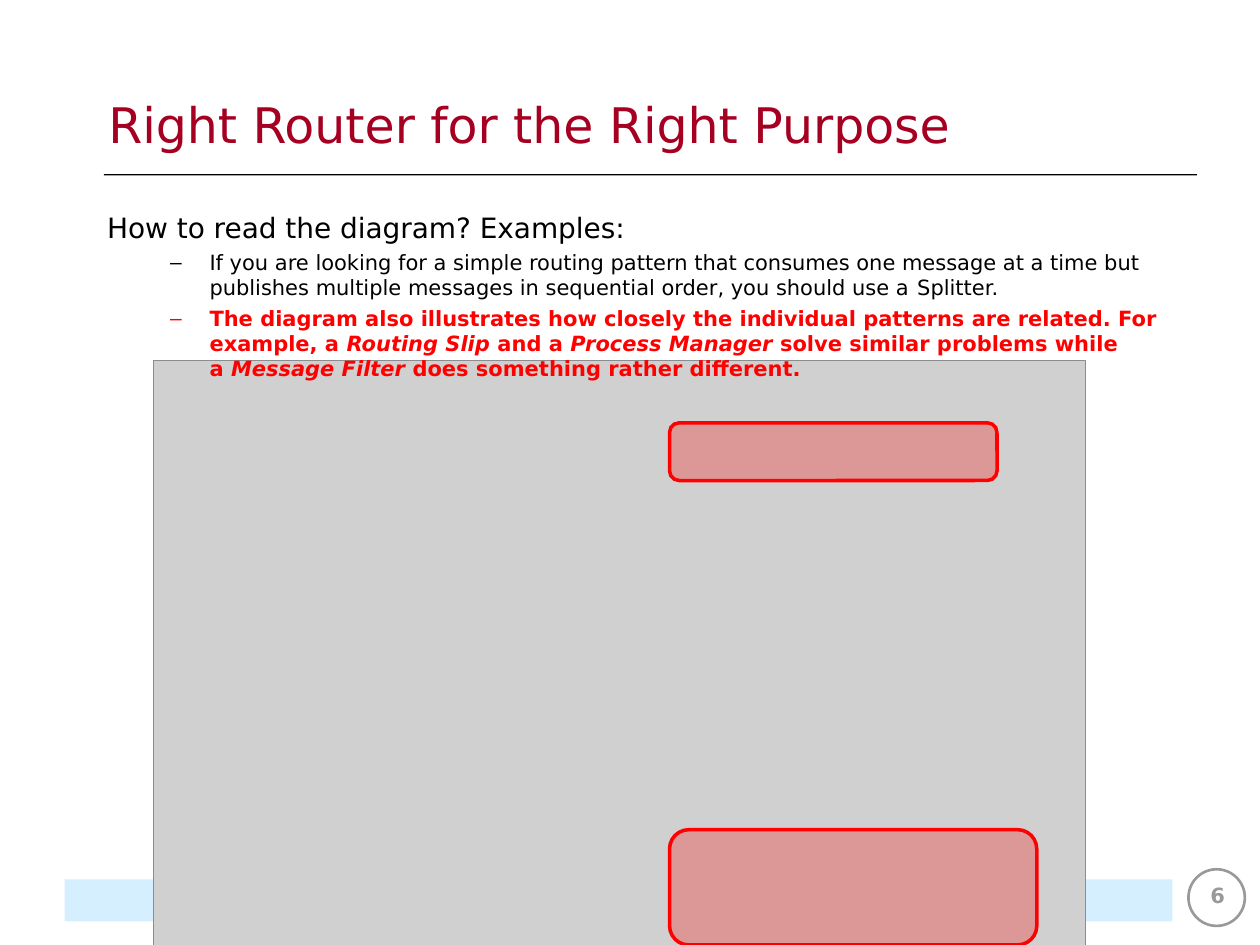
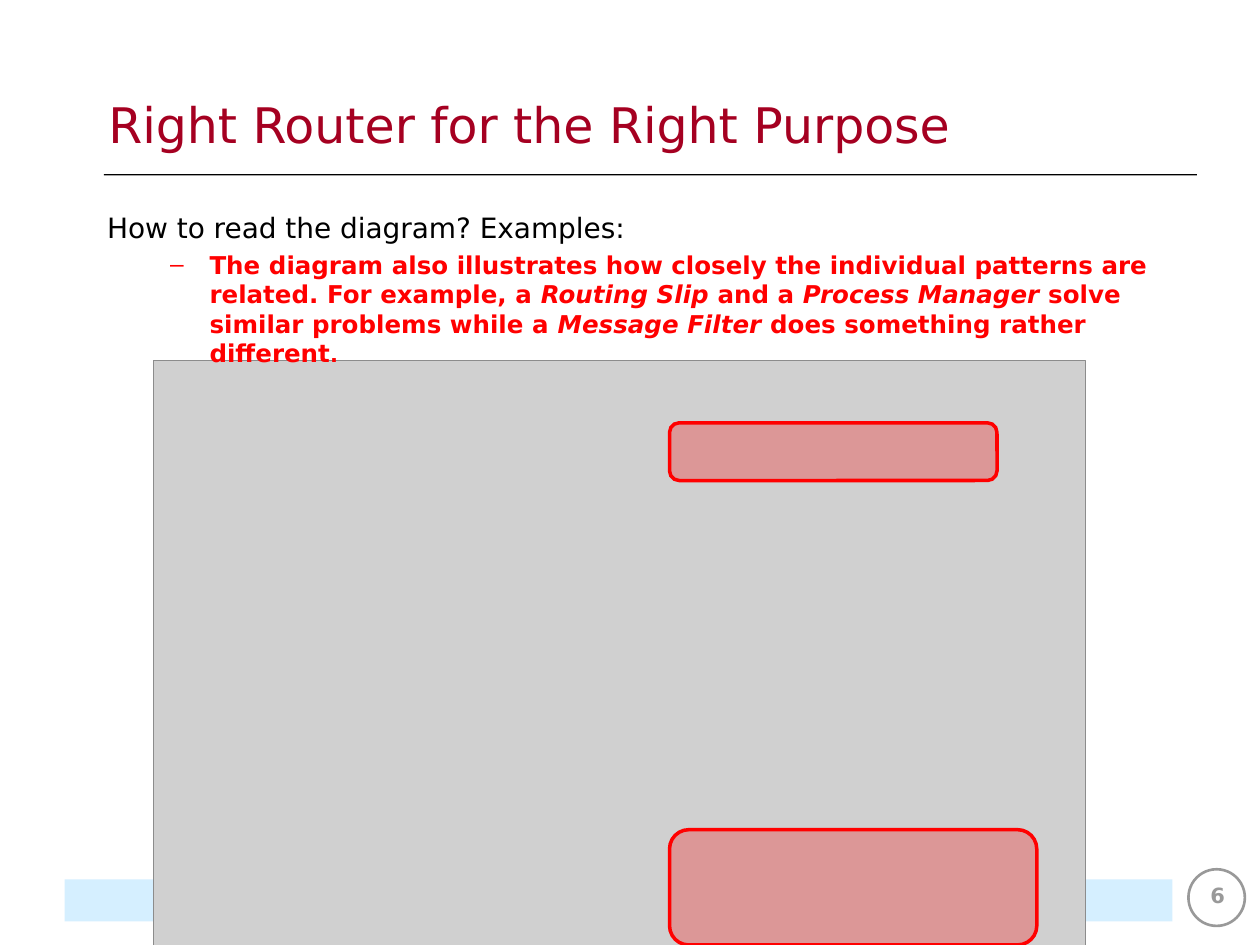
Before and after one commit to Koziar/soft2017fall-system-integration-teaching-material, a slide deck: slide 6 of lecture_notes/4_Message_Routing_(EIP 7).ppt. Drawn at 1260x945 pixels with LibreOffice and Linux fonts; fonts in the diff are those of the drawing; grey boxes stand for pictures. Boxes give left, top, right and bottom in pixels: in the first picture for what was removed or moved away, otherwise in the second. Text is boxed around its words. In the diff, an @@ line names an element or a change of style, - is before the commit and + after.

```diff
--- a/lecture_notes/4_Message_Routing_(EIP 7).ppt
+++ b/lecture_notes/4_Message_Routing_(EIP 7).ppt
@@ text at bbox=[210, 254, 1139, 300]: paragraph removed @@
-  – If you are looking for a simple routing pattern that consumes one message at a time but publishes multiple messages in sequential order, you should use a Splitter.
@@ text at bbox=[210, 255, 1147, 368]: size 12 to 14 pt in "The diagram also illustrates how closely the ..." @@
```
Also in this commit, not shown: 5 other slides changed, 8 other files.
